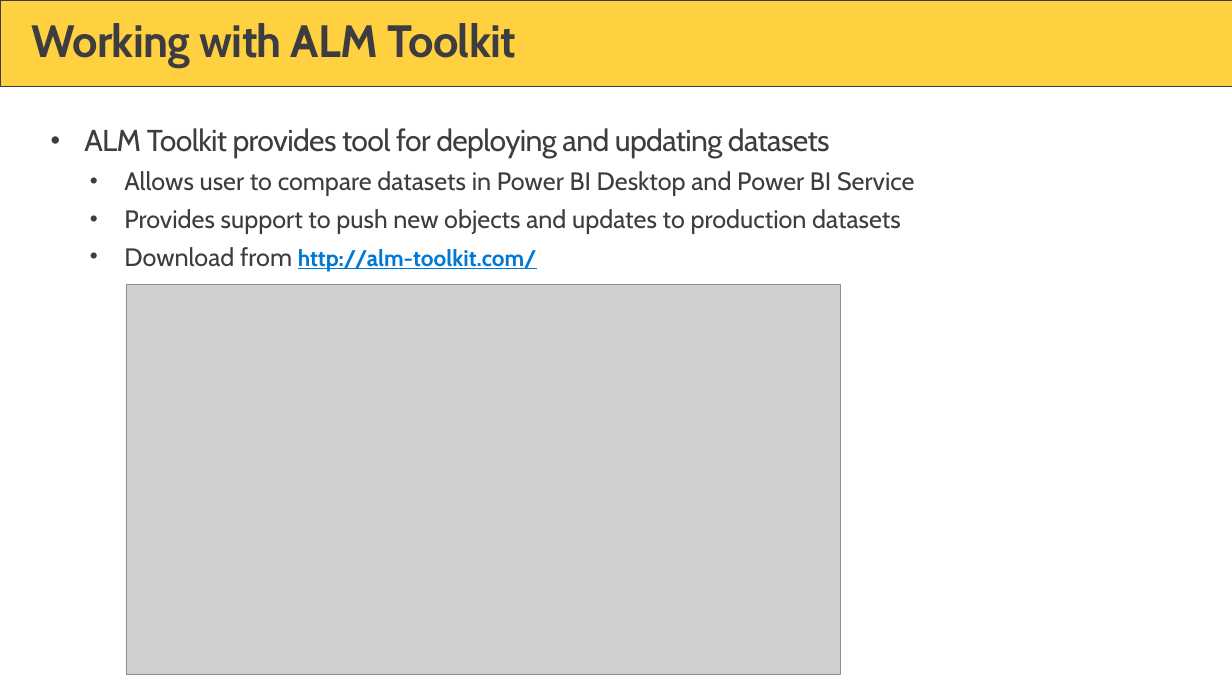
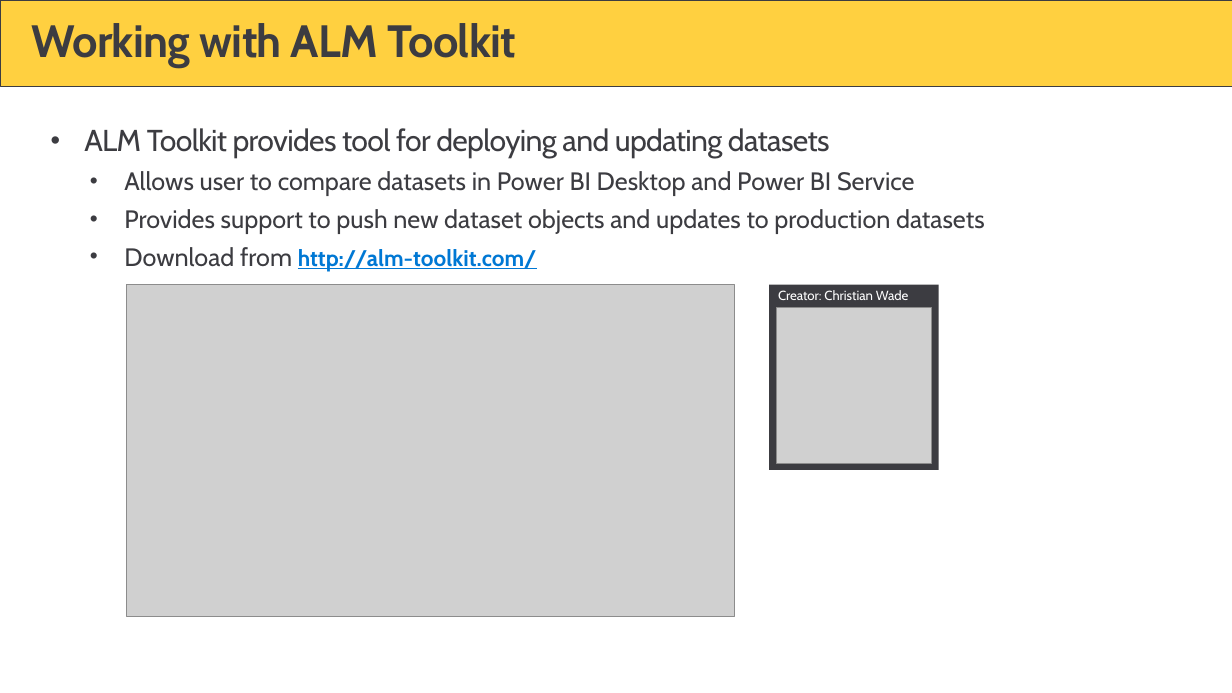
Before and after one commit to PowerBiDevCamp/Camp-Sessions, a slide deck: slide 7 of Session 31 - Developing External Tools for Power BI Desktop.pptx. Drawn at 1232x693 pixels with LibreOffice and Linux fonts; fonts in the diff are those of the drawing; grey boxes stand for pictures; background and template pictures are left out. Boxes give left, top, right and bottom in pixels: in the first picture for what was removed or moved away, otherwise in the second. Text is boxed around its words. In the diff, an @@ line names an element or a change of style, - is before the commit and + after.

```diff
--- a/Session 31 - Developing External Tools for Power BI Desktop.pptx
+++ b/Session 31 - Developing External Tools for Power BI Desktop.pptx
@@ text at [124,209,985,234]: text changed @@
-  • Provides support to push new objects and updates to production datasets
+  • Provides support to push new dataset objects and updates to production datasets
@@ picture: place and size @@
-picture at [126,284,841,674]
+picture at [126,284,735,616]
@@ rectangle added at [769,284,938,469], fill #3C3C41, 10.5 pt, text #FFFFFF @@
+Creator: Christian Wade
@@ picture added at [776,308,932,464] @@
```
Also in this commit, not shown: 16 other slides changed, 14 slides added, 11 slides removed, 6 other files.
